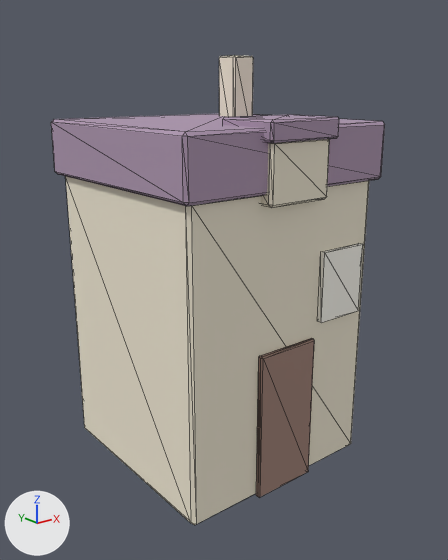
An edit to the glTF model game/art/world/house_b.glb, drawn before and after from the same camera.
One viewpoint serves both versions: a camera (50 mm lens) standing at (-3.84, -4.91, 3.85) and looking at (0.01, -0.11, 1.93). The axes (+X, +Y, +Z) are drawn at lower left. The lights are the same throughout. The first picture is the older version. Mesh edges are drawn as thin lines. Vertices at exactly the same position are counted once.

The older version as bpy lines, for what is in view:
```python
me_cube = bpy.data.meshes.new('Cube')
me_cube.from_pydata(...)  # 152 vertices, 276 faces; spans x -1.17..1.17, y -1.22..1.22, z 0.0..4.15
# faces by material slot: [132, 88, 44, 12]
me_cube.materials.append(mat_mat_house_b_stucco)  # pale yellow #f1e9d4
me_cube.materials.append(mat_mat_house_b_roof)  # grey #ad96af
me_cube.materials.append(mat_mat_house_b_door)  # beige #a08176
me_cube.materials.append(mat_mat_house_b_trim)  # white #fbf9f0
ob_house_b = bpy.data.objects.new('house_b', me_cube)
ob_house_b.location = (0.0, 0.0, 0.0)
```
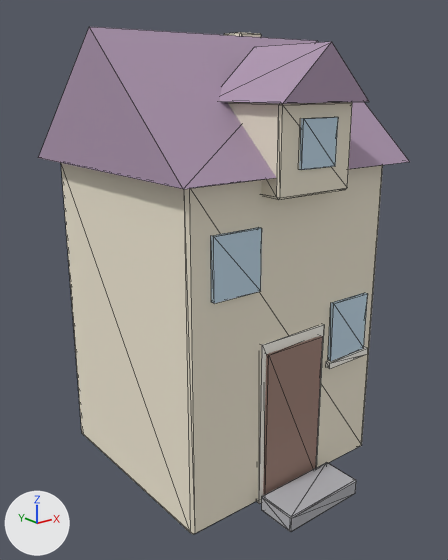
Patch to the scene script:
```diff
--- a/game/art/world/house_b.glb.py
+++ b/game/art/world/house_b.glb.py
@@ me_cube @@
 # verts and faces of me_cube; kept vertices keep their numbers, new ones are numbered from 152
-me_cube.from_pydata(...)  # 152 vertices, 276 faces; spans x -1.17..1.17, y -1.22..1.22, z 0.0..4.15
+me_cube.from_pydata(...)  # 204 vertices, 352 faces; spans x -1.33..1.33, y -1.64..1.64, z 0.0..4.38
+# me_cube part 1: the loose piece of 24 vertices spanning x -1.1..1.1, y -1.05..1.15, z 0.0..3.0 is scaled about its middle by (1.07, 1, 1.05), then moved by (0.0, -0.09, 0.08)
+# me_cube part 2: the loose piece of 24 vertices spanning x -0.35..0.35, y -1.17..-0.62, z 2.88..3.43 is scaled about its middle by (1.23, 1.3, 1.4), then moved by (0.0, -0.09, 0.2)
+# me_cube part 3: the loose piece of 24 vertices spanning x 0.56..0.84, y 0.41..0.69, z 3.25..4.15 is scaled about its middle by (1.1, 1.1, 1.18), then moved by (0.05, -0.04, 0.15)
+# me_cube part 4: the loose piece of 24 vertices spanning x -1.17..1.17, y -1.12..1.22, z 2.97..3.53 is scaled about its middle by (0.576, 0.359, 0.197), then moved by (0.4, 1.16, -1.8)
+# me_cube part 5: a new loose piece, a box spanning x -0.2..0.2, y -1.367..-1.327, z 3.2..3.6, in mat_mat_house_b_glass (blue #c4dded)
+# me_cube part 6: a new loose piece, a box spanning x 0.5..1.0, y -1.178..-1.138, z 1.25..1.85, in mat_mat_house_b_glass (blue #c4dded)
+# me_cube part 7: a new loose piece, a box spanning x -0.95..-0.45, y -1.178..-1.138, z 2.175..2.725, in mat_mat_house_b_glass (blue #c4dded)
+# me_cube part 8: a new loose piece, a box spanning x -0.35..0.35, y -1.188..-1.128, z 0.005..1.555, in mat_mat_house_b_door (beige #a08176)
+# me_cube part 9: a new loose piece, a box spanning x -0.4..0.4, y -1.158..-1.118, z 0.005..1.655, in mat_mat_house_b_trim (white #fbf9f0)
+# me_cube part 10: a new loose piece, a box spanning x 0.46..1.04, y -1.202..-1.152, z 1.19..1.25, in mat_mat_house_b_trim (white #fbf9f0)
+# me_cube part 11: the loose piece of 24 vertices spanning x -0.4..0.4, y -1.22..-0.57, z 3.41..3.59 is scaled about its middle by (1.15, 0.62, 0.95), then moved by (0.0, -0.54, -3.42), in mat_mat_house_b_step (grey #b3b3b8)
+# me_cube part 12: the loose piece of 24 vertices spanning x -0.35..0.35, y -1.1..-1.04, z 0.0..1.5 is deleted
+# me_cube part 13: the loose piece of 8 vertices spanning x 0.42..0.98, y -1.1..-1.05, z 1.65..2.35 is deleted
+# me_cube part 14
+verts[152] = (-1.33, -1.31, 3.15)  # pixel (183, 189)
+verts[153] = (-1.33, 1.24, 3.15)  # pixel (38, 157)
+verts[154] = (-1.33, -0.04, 4.3)  # pixel (89, 26)
+for new, old in zip([155, 156, 157], [152, 153, 154]): verts[new] = verts[old] + (2.66, 0.0, 0.0)
+verts[158] = (-0.5, -1.44, 3.72)  # pixel (282, 103)
+verts[159] = (0.5, -1.44, 3.72)  # pixel (369, 101)
+verts[160] = (0.0, -1.44, 4.17)  # pixel (331, 41)
+for new, old in zip([161, 162, 163], [158, 159, 160]): verts[new] = verts[old] + (0.0, 0.9, 0.0)
+faces += [(152, 155, 157), (152, 157, 154), (153, 154, 156), (154, 157, 156), (152, 154, 153), (155, 156, 157)]  # mat_mat_house_b_roof (grey #ad96af)
+faces += [(152, 153, 156), (152, 156, 155), (158, 159, 160), (159, 162, 163), (159, 163, 160), (161, 163, 162)]  # mat_mat_house_b_roof (grey #ad96af)
+faces += [(158, 160, 161), (160, 163, 161), (158, 161, 162), (158, 162, 159)]  # mat_mat_house_b_roof (grey #ad96af)
+# other edits to the shape of me_cube do not show in these pictures
 me_cube.materials.append(mat_mat_house_b_stucco)
@@ me_cube @@
 me_cube.materials.append(mat_mat_house_b_trim)
+me_cube.materials.append(mat_mat_house_b_glass)  # blue #c4dded
+me_cube.materials.append(mat_mat_house_b_step)  # grey #b3b3b8
```

Changed parts and their boxes [x1, y1, x2, y2] in the pictures (448 x 560 px; the box of a moved part takes in the faces that stretch with it):
'house_b', reshaped (11% wider, 8% taller): before [51, 55, 385, 525]; after [38, 27, 410, 534]
part 1 of me_cube, moved or reshaped: before [66, 176, 369, 525]; after [61, 163, 383, 534]
part 2 of me_cube, moved or reshaped: before [261, 139, 330, 208]; after [228, 102, 352, 200]
part 3 of me_cube, moved or reshaped: before [219, 55, 253, 117]; after [224, 32, 261, 37]
part 4 of me_cube, moved or reshaped (not visible afterwards): before [51, 114, 385, 206]
part 5 of me_cube, added (blue): after [299, 117, 338, 170]
part 6 of me_cube, added (blue): after [328, 293, 367, 361]
part 7 of me_cube, added (blue): after [211, 227, 262, 303]
part 8 of me_cube, added (beige): after [263, 336, 323, 496]
part 9 of me_cube, added: after [256, 324, 324, 503]
part 10 of me_cube, added: after [326, 347, 368, 369]
part 11 of me_cube, moved or reshaped: before [223, 115, 339, 143]; after [262, 462, 356, 532]
part 12 of me_cube, deleted (beige): before [256, 338, 314, 497]
part 13 of me_cube, deleted: before [318, 243, 363, 323]
part 14 of me_cube, added: after [38, 27, 410, 189]
